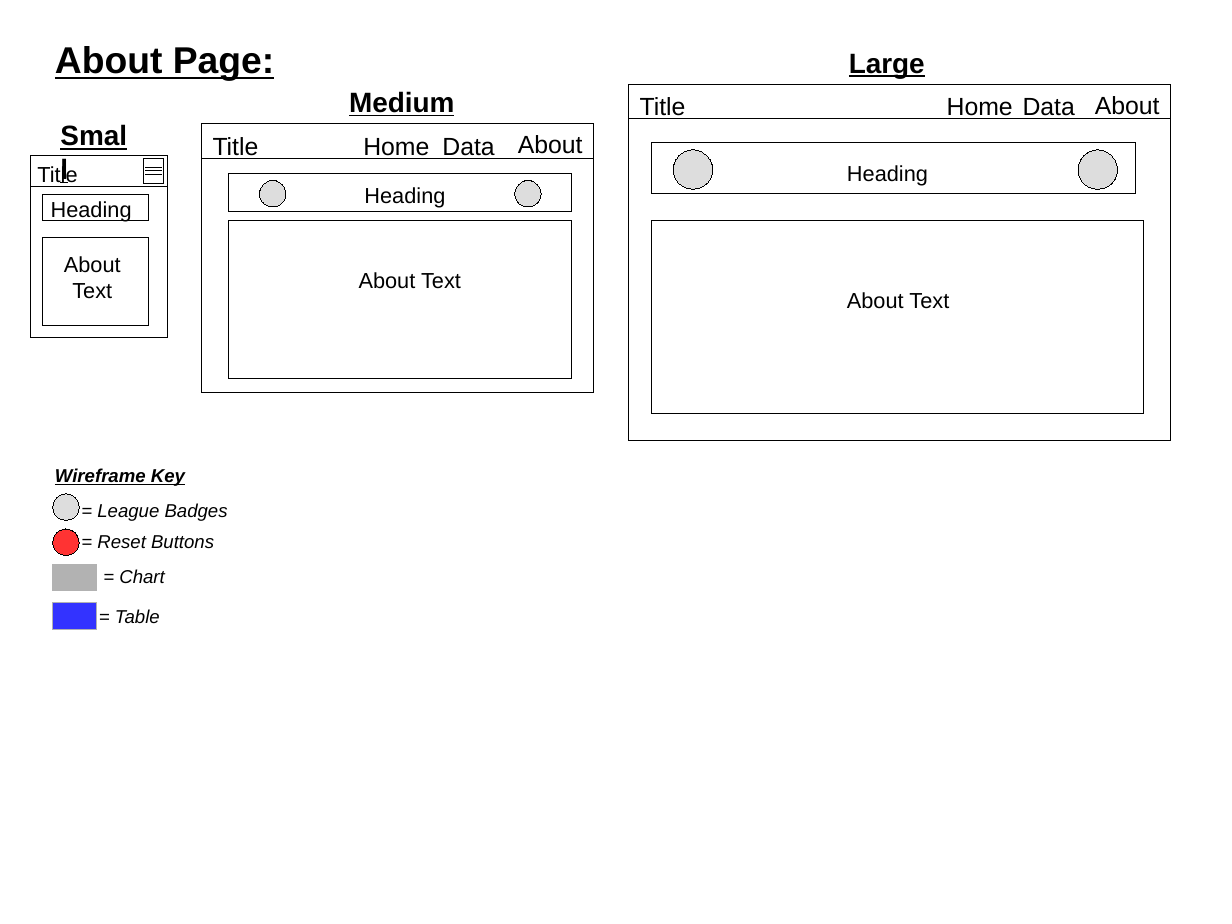
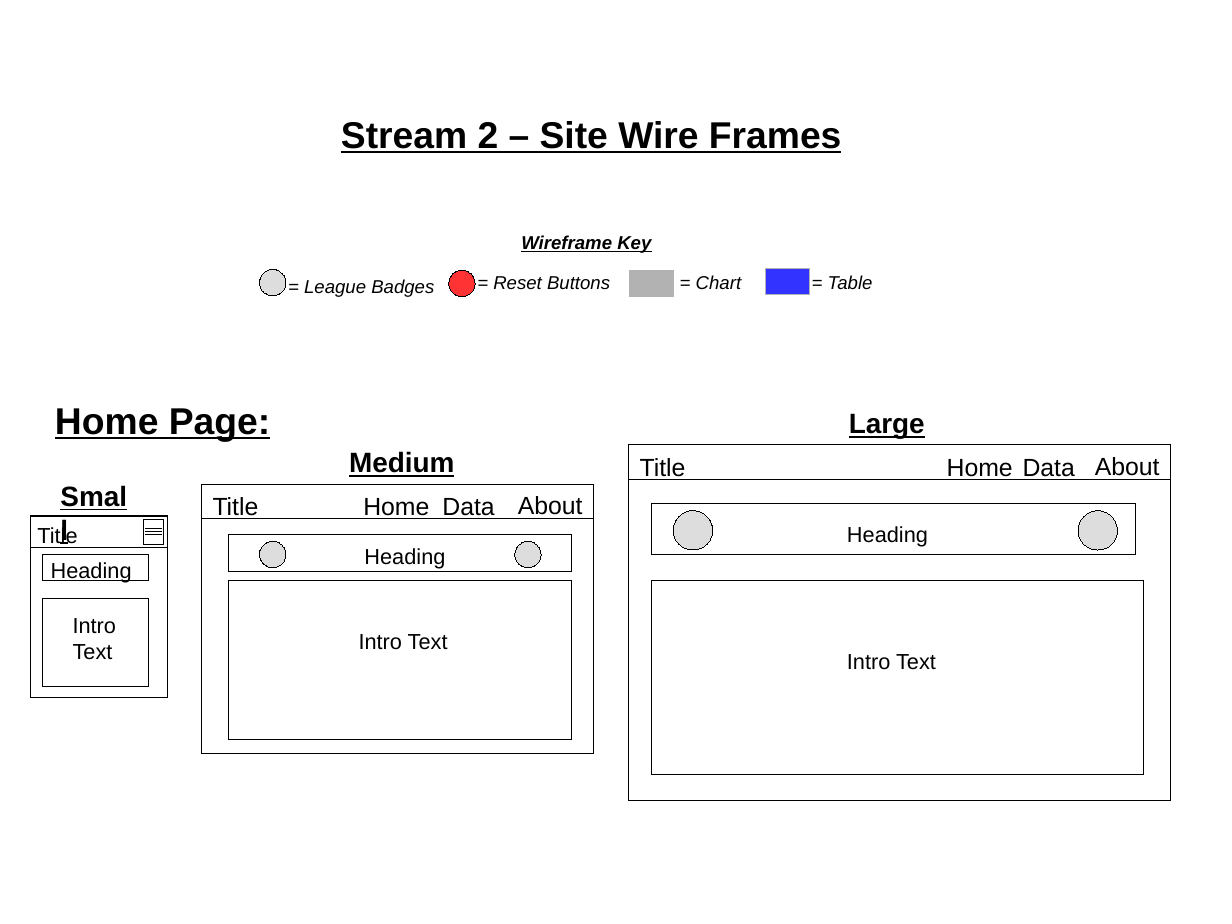
Before and after one commit to Code-Institute-Submissions/Stream2-Project-1, a slide deck: slide 1 of documents/WireFrames.odp (slide 2 before the commit). Drawn at 1232x924 pixels with LibreOffice and Linux fonts; fonts in the diff are those of the drawing. Boxes give left, top, right and bottom in pixels: in the first picture for what was removed or moved away, otherwise in the second. Text is boxed around its words. In the diff, an @@ line names an element or a change of style, - is before the commit and + after.

```diff
--- a/documents/WireFrames.odp
+++ b/documents/WireFrames.odp
@@ text removed at (55, 46, 274, 81) @@
-About Page:
@@ rectangle removed at (628, 84, 1171, 119) @@
@@ text added at (341, 121, 841, 153), 24 pt, text #000000, bold, underline @@
+Stream 2 – Site Wire Frames
@@ text "Wireframe Key": place and size @@
-text "Wireframe Key" at (55, 468, 185, 486)
+text "Wireframe Key" at (521, 235, 651, 253)
@@ text removed at (64, 256, 121, 299) @@
-About Text
@@ ellipse: place and size @@
-ellipse at (259, 180, 286, 207)
+ellipse at (259, 269, 286, 296)
@@ text "= League Badges": place and size @@
-text "= League Badges" at (97, 503, 228, 521)
+text "= League Badges" at (304, 279, 434, 297)
@@ text "= Reset Buttons": place and size @@
-text "= Reset Buttons" at (97, 535, 214, 549)
+text "= Reset Buttons" at (493, 276, 610, 290)
@@ text "= Chart": place and size @@
-text "= Chart" at (119, 569, 164, 584)
+text "= Chart" at (696, 275, 741, 289)
@@ rectangle: place and size @@
-rectangle at (53, 603, 96, 629)
+rectangle at (766, 268, 809, 295)
@@ text "= Table": place and size @@
-text "= Table" at (115, 609, 160, 624)
+text "= Table" at (828, 275, 873, 290)
@@ text removed at (359, 272, 461, 289) @@
-About Text
@@ ellipse: place and size @@
-ellipse at (53, 529, 79, 556)
+ellipse at (449, 271, 476, 297)
@@ rectangle: place and size @@
-rectangle at (53, 565, 96, 591)
+rectangle at (629, 271, 673, 297)
@@ text removed at (847, 292, 949, 309) @@
-About Text
@@ text added at (55, 408, 270, 442), 24 pt, text #000000, bold, underline @@
+Home Page:
@@ rectangle: place and size @@
-rectangle at (652, 220, 1145, 414)
+rectangle at (628, 445, 1171, 480)
@@ 15 texts, 11 rectangles, 3 ellipses, 3 lines: place and size @@
-15 texts, 11 rectangles, 3 ellipses, 3 lines at (30, 53, 1171, 440)
+15 texts, 11 rectangles, 3 ellipses, 3 lines at (30, 413, 1171, 802)
@@ ellipse: place and size @@
-ellipse at (53, 494, 79, 521)
+ellipse at (259, 541, 286, 568)
@@ rectangle added at (652, 581, 1145, 775), fill #FFFFFF, outline #000000 0 pt @@
@@ text added at (73, 618, 116, 660), 14 pt, text #000000 @@
+Intro Text
@@ text added at (359, 634, 448, 650), 14 pt, text #000000 @@
+Intro Text
@@ text added at (847, 654, 936, 670), 14 pt, text #000000 @@
+Intro Text
```
Also in this commit, not shown: 1 other slide changed, 4 other files.
